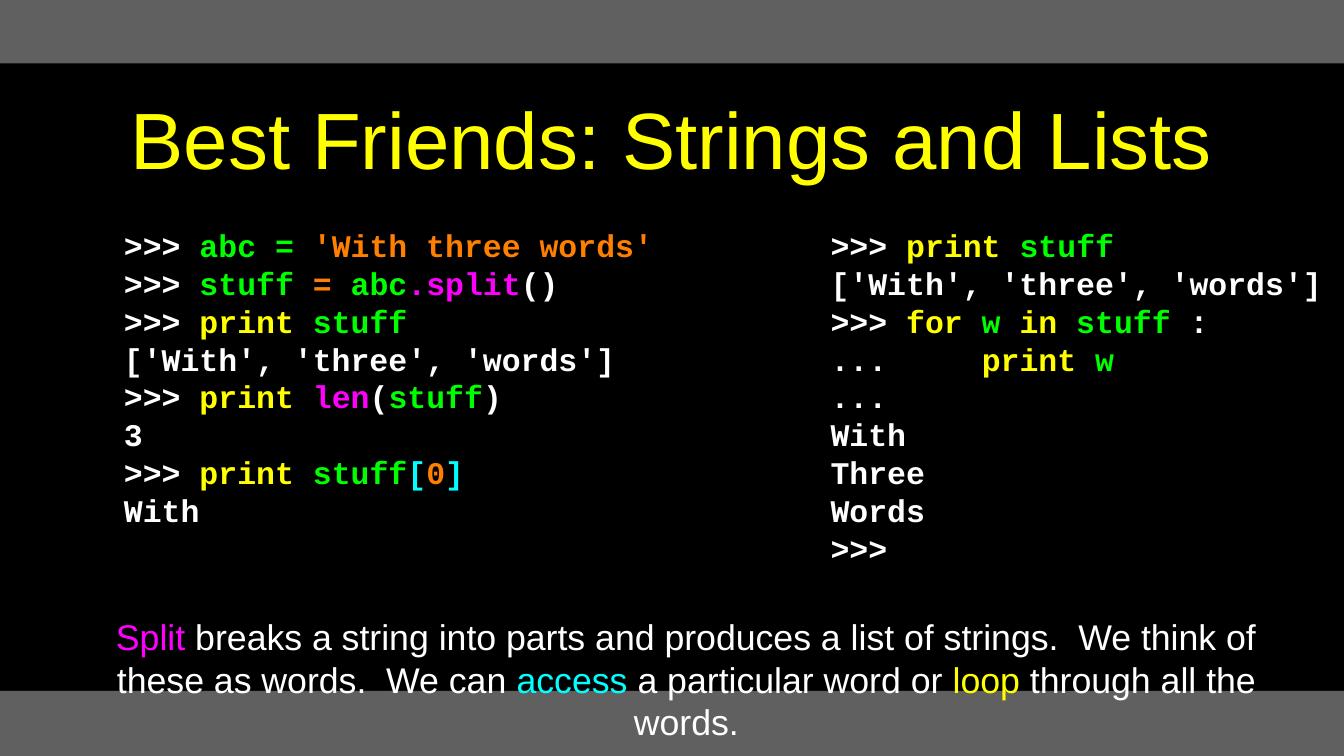
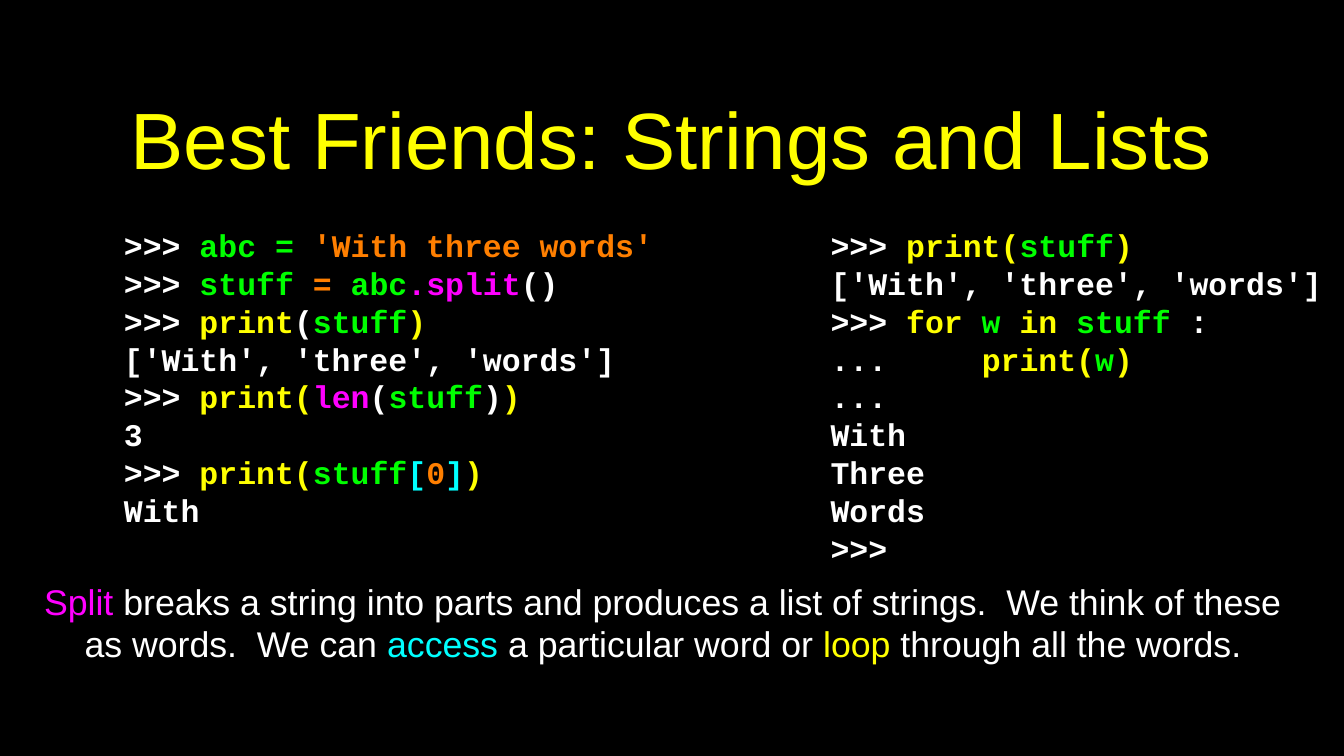
Before and after one commit to csev/py4e, a slide deck: slide 20 of lectures3/Pythonlearn-08-Lists.pptx. Drawn at 1344x756 pixels with LibreOffice and Linux fonts; fonts in the diff are those of the drawing. Boxes give left, top, right and bottom in pixels: in the first picture for what was removed or moved away, otherwise in the second. Text is boxed around its words. In the diff, an @@ line names an element or a change of style, - is before the commit and + after.

```diff
--- a/lectures3/Pythonlearn-08-Lists.pptx
+++ b/lectures3/Pythonlearn-08-Lists.pptx
@@ rectangle removed at (x1=0, y1=0, x2=1344, y2=63) @@
@@ text at (x1=906, y1=235, x2=1133, y2=264): text changed @@
->>> print stuff
+>>> print(stuff)
@@ text at (x1=199, y1=310, x2=426, y2=340): text changed @@
->>> print stuff
+>>> print(stuff)
@@ text at (x1=982, y1=348, x2=1133, y2=378): text changed @@
-... print w
+... print(w)
@@ text at (x1=199, y1=386, x2=520, y2=415): text changed; text colour #FFFFFF to #FFFF00 @@
->>> print len(stuff)
+>>> print(len(stuff))
@@ text at (x1=199, y1=461, x2=483, y2=491): text changed @@
->>> print stuff[0]
+>>> print(stuff[0])
@@ text "Split breaks a string into ..." rewrapped from (x1=116, y1=624, x2=1256, y2=736) to (x1=44, y1=589, x2=1281, y2=665) @@
@@ rectangle at (x1=0, y1=691, x2=1344, y2=756): fill #606060 to #000000 @@
```
Also in this commit, not shown: 27 other slides changed, 10 other files.
